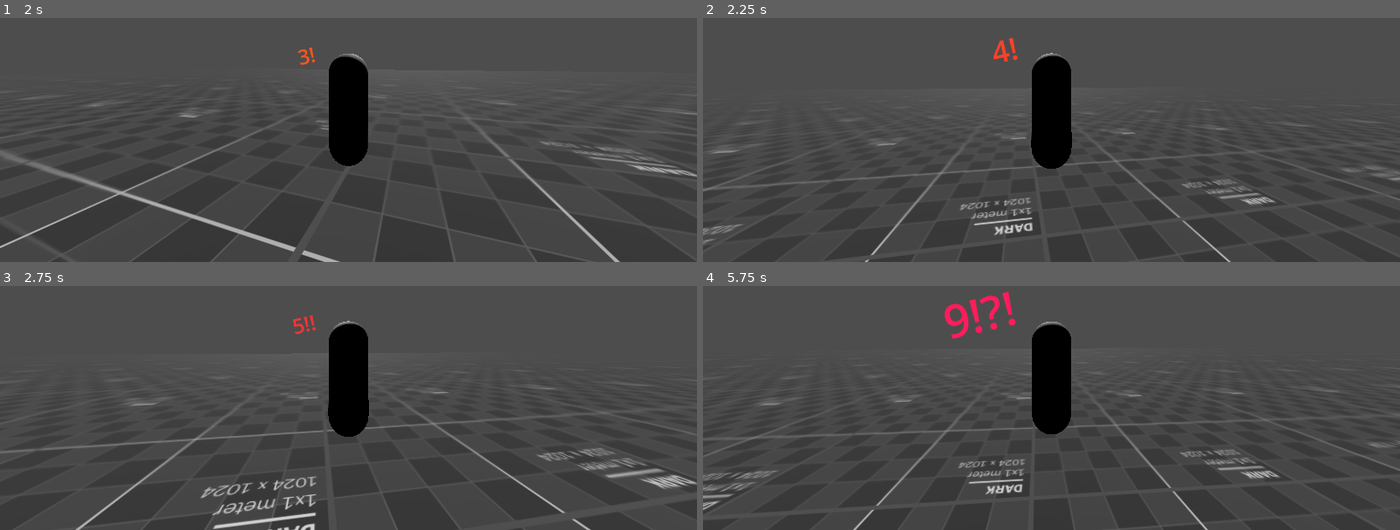
Above: before the commit, frames 1-4 (two rows, left to right).
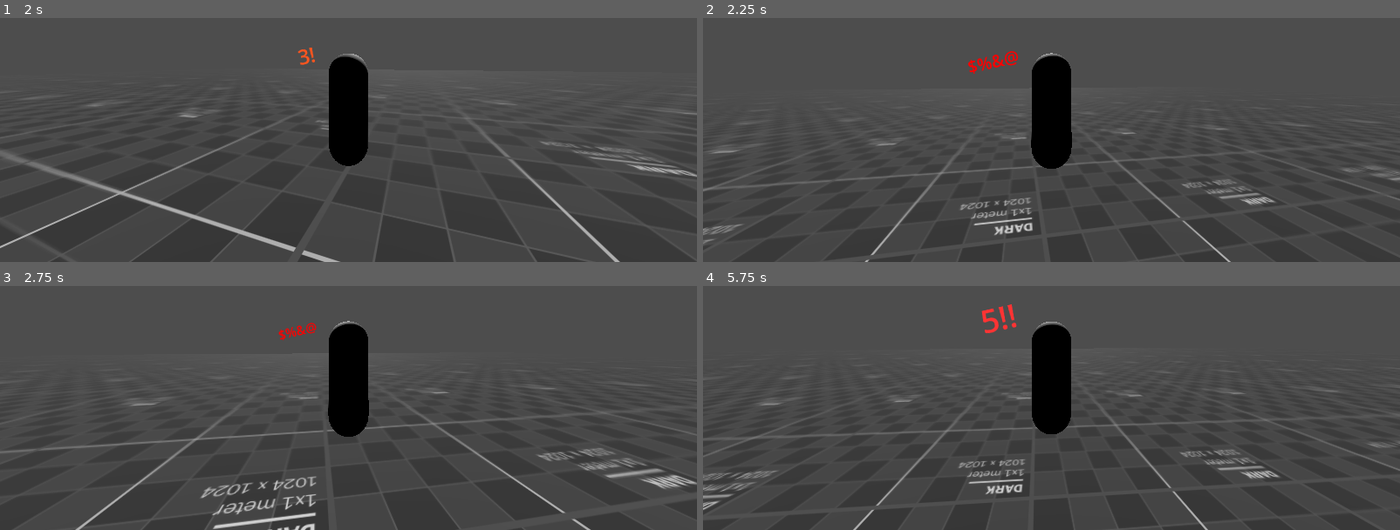
Above: after the commit, the same moments.

Repository: dairycultist/CityZoomer
Game: Godot game, scene res://level.tscn
Same seed, same stepped clock (60 frames per second), same inputs: the game is played once before the commit and once after it.
Inputs (mouse positions are in pixels of both pictures, inside the frame that each line leads up to):
- Up to frame 1 (2 s): move the mouse to (383, 64) at 0.52 s; hold W (walk_up) from 0.53 s (still down); move the mouse to (313, 66) at 1.27 s
- Up to frame 2 (2.25 s): keep holding W (walk_up); move the mouse to (1065, 59) at 2.02 s
- Up to frame 3 (2.75 s): keep holding W (walk_up)
- Up to frame 4 (5.75 s): keep holding W (walk_up); move the mouse to (1044, 339) at 2.77 s; move the mouse to (1100, 339) at 3.52 s; move the mouse to (995, 329) at 4.27 s; move the mouse to (1058, 334) at 5.02 s

Frame 1 is identical in both runs. In frame 2, 0.3% of the frame differs, in the area x 38-46%, y 8-23%; in frame 3, 0.2%; in frame 4, 0.8%, in the area x 34-46%, y 2-22%.

Commit message:
Work on music

Diff:
--- a/player/player.gd
+++ b/player/player.gd
@@ -45,7 +45,7 @@
 		$HopSound.pitch_scale = randf_range(0.9, 1.1)
 		$HopSound.play()
 
-		if combo_amt < 9:
+		if combo_amt < 2 or (combo_amt < 9 and randi() % 10 != 0):
 
 			combo_amt += 1
 
@@ -59,17 +59,17 @@
 
 		else:
 
-			combo_label_t = 0.0
-			combo_amt = 0
-
 			if randi() % 2 == 0:
 				$ComboLabel.label_settings.font_color = Color.GREEN
 				$ComboEndSound.play()
-				$ComboLabel.text = "CRAZY!!"
+				$ComboLabel.text = "OK!" if combo_amt < 5 else ("WOW!!" if combo_amt < 8 else "CRAZY!!")
 			else:
 				$ComboLabel.label_settings.font_color = Color.RED
 				$ComboFailSound.play()
 				$ComboLabel.text = "$%&@"
+
+			combo_label_t = 0.0
+			combo_amt = 0
 
 	@warning_ignore("integer_division")
 	$ComboLabel.label_settings.font_size = max(1, lerp(lerp(0, 48 + (combo_amt / 2) * 18, pow(combo_label_t, 0.3)), 0.0, min(1.0, combo_label_t * combo_label_t)))
